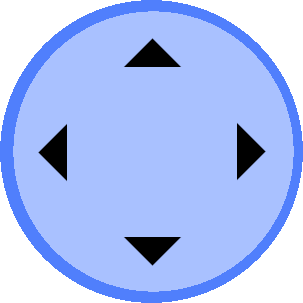
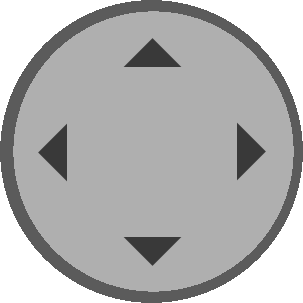
The second 303×303 image is a revision of the first. Changes to its layers:
"arrows": opacity 100% → 67% over <box>38,38,266,266</box>
added layer "Pasted Layer" (64%) above "bg" over <box>0,0,303,303</box>
"bg": opacity 100% → 31%, painted on it over <box>0,0,303,303</box>
